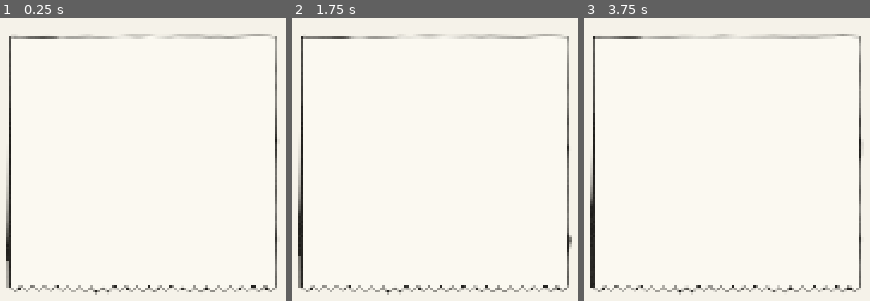
Above: before the commit, frames 1-3 (left to right).
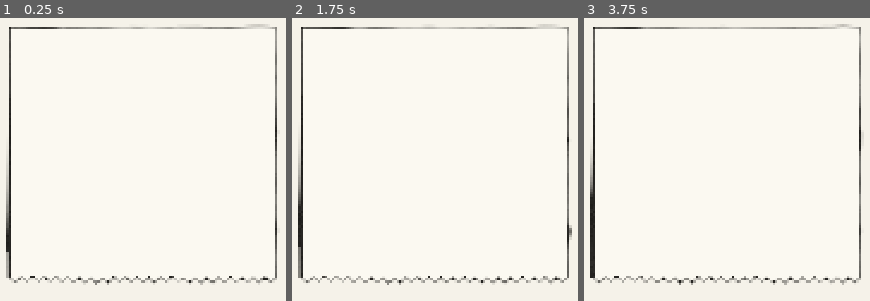
Above: after the commit, the same moments.

Repository: GoktugSugar/your_call
Game: Godot game, scene res://stages/receipt/receipt_stage.tscn
The game is run twice, just before and just after one commit, with the same random seed, the same clock (stepped at 60 frames per second) and the same inputs. This scene is started directly instead of the project's main scene. Sound files missing from this copy of the repository are replaced by a short silence.
Inputs (mouse positions are in pixels of both pictures, inside the frame that each line leads up to):
- Up to frame 1 (0.25 s): no input
- Up to frame 2 (1.75 s): tap Enter at 0.5 s; move the mouse to (outside the picture) at 0.52 s; press the mouse at (outside the picture) at 0.53 s; release the mouse at (outside the picture) at 1.25 s; drag from (outside the picture) to (394, 289) at 1.27 s
- Up to frame 3 (3.75 s): move the mouse to (807, 100) at 2.02 s; hold Shift 2.03-2.75 s; click (807, 100) at 2.17 s; drag from (686, 289) to (outside the picture) at 2.77 s; move the mouse to (outside the picture) at 3.52 s; tap Ctrl at 3.6 s; click (outside the picture) at 3.67 s

The runs differ from the first frame. In frame 1, 4.1% of the frame differs, in the area x 2-97%, y 2-98%; in frame 2, 4.1%; in frame 3, 4.3%, in the area x 2-98%, y 2-98%.

Commit message:
Keep the receipt and the buyback clear of the dialogue box
The things passed on sit beside the money on the receipt, the buyback's
rows close up when there are many, and the years tally shows from the
first year, in the singular for one.

Co-Authored-By: Claude Opus 5.5 <noreply@anthropic.com>

Diff:
--- a/content/chapters/ch3_money.json
+++ b/content/chapters/ch3_money.json
@@ -731,7 +731,7 @@
         "step": 100,
         "most": 40,
         "tag": { "text": "{price} a year" },
-        "tally": { "text": "{count} years taken" }
+        "tally": { "text": "{count} years taken", "one": { "text": "{count} year taken" } }
       },
       "ask": [
         "Now this one is fun. Years. Not yours. Theirs. A stranger, alive somewhere right now, and I skim a year off th …(188 unchanged characters)…
--- a/stages/buyback/buyback_stage.gd
+++ b/stages/buyback/buyback_stage.gd
@@ -22,8 +22,12 @@
 @export_group("Layout")
 ## Where the middle of the rows sits, down the page.
 @export_range(0.0, 1080.0, 1.0) var rows_middle := 500.0
-## Distance from one row's baseline to the next.
+## Distance from one row's baseline to the next, when there is room for it.
 @export_range(20.0, 400.0, 1.0) var row_height := 122.0
+## The first row's baseline goes no higher than this, clear of the balance at the top.
+@export_range(0.0, 1080.0, 1.0) var rows_top := 250.0
+## The last row's baseline goes no lower than this, clear of the dialogue box.
+@export_range(0.0, 1080.0, 1.0) var rows_bottom := 780.0
 ## Where each row's doodle stands, across the page.
 @export_range(0.0, 1920.0, 1.0) var doodle_x := 690.0
 ## How big the doodles are, as a share of their natural size.
@@ -73,9 +77,12 @@
 	for i in for_question.options.size():
 		if bool(for_question.options[i].outcome.get("sell", false)):
 			_sell = i
-	var top := rows_middle - (_items.size() - 1) * row_height * 0.5
+	var step := row_height
+	if _items.size() > 1:
+		step = minf(row_height, (rows_bottom - rows_top) / (_items.size() - 1))
+	var top := maxf(rows_middle - (_items.size() - 1) * step * 0.5, rows_top)
 	for i in _items.size():
-		_rows.append(_make_row(_items[i], top + i * row_height))
+		_rows.append(_make_row(_items[i], top + i * step))
 	for i in _rows.size():
 		_rows[i].modulate.a = 1.0 if i == 0 else dim_alpha
 
--- a/stages/receipt/receipt_stage.gd
+++ b/stages/receipt/receipt_stage.gd
@@ -3,7 +3,7 @@
 ## The money chapter's receipt, a tableau with nothing to choose: an ink receipt draws in under the
 ## balance and prints itself a line at a time. A row for each thing still owned, its doodle, its name
 ## and what was paid in amber, the dearest few when there are many; then what the player started with,
-## spent and was left with; then, lighter, the doodles of the dearest things they passed on. It reports
+## spent and was left with, and beside it, lighter, the doodles of the dearest things they passed on. It reports
 ## which read the imp gives over it, by the share of the pot left, and quietly nudges the profile by that
 ## share. Stage data:
 ## [codeblock]
@@ -32,29 +32,31 @@
 
 @export_group("Layout")
 ## Room between the slip's edges and what is printed on it, across and down.
-@export var margin := Vector2(46.0, 28.0)
+@export var margin := Vector2(46.0, 22.0)
 ## Height of each row of a thing bought.
-@export_range(10.0, 200.0, 1.0) var row_height := 58.0
+@export_range(10.0, 200.0, 1.0) var row_height := 50.0
 ## Height of each line of the money at the bottom.
-@export_range(10.0, 200.0, 1.0) var sum_height := 44.0
+@export_range(10.0, 200.0, 1.0) var sum_height := 40.0
 ## Gap between the parts of the receipt.
-@export_range(0.0, 100.0, 1.0) var part_gap := 16.0
+@export_range(0.0, 100.0, 1.0) var part_gap := 12.0
 ## How big the doodles on the rows are, as a share of their natural size.
-@export_range(0.05, 1.0, 0.01) var row_doodle_scale := 0.22
+@export_range(0.05, 1.0, 0.01) var row_doodle_scale := 0.2
 ## How big the doodles of things passed on are.
-@export_range(0.05, 1.0, 0.01) var passed_doodle_scale := 0.26
+@export_range(0.05, 1.0, 0.01) var passed_doodle_scale := 0.22
 ## Room each doodle of a thing passed on takes, across.
-@export_range(10.0, 300.0, 1.0) var passed_spacing := 120.0
-## Height of the row of things passed on.
-@export_range(10.0, 300.0, 1.0) var passed_height := 82.0
+@export_range(10.0, 300.0, 1.0) var passed_spacing := 64.0
+## Height of the doodles of things passed on, under their caption.
+@export_range(10.0, 300.0, 1.0) var passed_height := 64.0
+## Where the middle of the things passed on sits across the slip, as a share of its printing width.
+@export_range(0.0, 1.0, 0.01) var passed_across := 0.74
 ## Room left of a row's name for its doodle.
-@export_range(0.0, 200.0, 1.0) var doodle_room := 72.0
+@export_range(0.0, 200.0, 1.0) var doodle_room := 64.0
 
 @export_group("Words")
 ## Size of the title.
-@export_range(8, 120) var title_size := 42
+@export_range(8, 120) var title_size := 38
 ## Size of the rows and the money.
-@export_range(8, 120) var words_size := 34
+@export_range(8, 120) var words_size := 31
 ## Palette role of the title and the lighter words.
 @export var quiet_role := &"heading"
 ## Palette role of the names and the money.
@@ -151,6 +153,7 @@
 		var more := _words_in(data, "more").format({"more": Numbers.grouped(owned.size() - shown.size())})
 		y = _print_line(more, words_size, quiet_role, Vector2(left + doodle_room, y), HORIZONTAL_ALIGNMENT_LEFT, width)
 	y += part_gap
+	var money_top := y
 	var values := fills()
 	for key: String in ["started", "spent", "left"]:
 		var role := money_role if key == "left" else words_role
@@ -158,10 +161,12 @@
 		y += sum_height
 	var passed := _dearest_passed(int(data.get("most_passed", 4)))
 	if not passed.is_empty():
-		y += part_gap
-		y = _print_line(_words_in(data, "passed", "caption"), words_size, quiet_role, Vector2(0.0, y), HORIZONTAL_ALIGNMENT_CENTER, width)
+		# Beside the money, so the slip stays short enough to clear the dialogue box.
+		var across := left + width * passed_across
+		var below := _print_line(_words_in(data, "passed", "caption"), words_size, quiet_role, Vector2(across, money_top),
+				HORIZONTAL_ALIGNMENT_CENTER, width)
 		var row := Node2D.new()
-		row.position = Vector2(0.0, y + passed_height)
+		row.position = Vector2(across, below + passed_height)
 		row.set_meta(&"passed", true)
 		content.add_child(row)
 		_printed.append(row)
@@ -171,7 +176,7 @@
 				doodle.position = Vector2((i - (passed.size() - 1) * 0.5) * passed_spacing, 0.0)
 				doodle.scale = Vector2.ONE * passed_doodle_scale
 				row.add_child(doodle)
-		y += passed_height
+		y = maxf(y, below + passed_height)
 	slip.size = Vector2(slip.size.x, y + margin.y)
 
 
--- a/stages/receipt/receipt_stage.tscn
+++ b/stages/receipt/receipt_stage.tscn
@@ -9,7 +9,7 @@
 content = NodePath("Slip/Content")
 
 [node name="Slip" type="Node2D" parent="."]
-position = Vector2(960, 150)
+position = Vector2(960, 128)
 script = ExtResource("2_slip")
 
 [node name="Content" type="Node2D" parent="Slip"]
--- a/stages/shop/shop_stage.gd
+++ b/stages/shop/shop_stage.gd
@@ -8,13 +8,15 @@
 ## {"type": "shop", "item": "burrito", "label": "Free food for life", "price": 1800}
 ## {"type": "shop", "item": "charity_hand", "label": "End Poverty", "price": "everything", "buyback": 100}
 ## {"type": "shop", "item": "stranger_clock", "label": "A stranger's years", "price": 700, "step": 100,
-##  "most": 40, "tag": {"text": "{price} a year"}, "tally": {"text": "{count} years taken"}}
+##  "most": 40, "tag": {"text": "{price} a year"},
+##  "tally": {"text": "{count} years taken", "one": {"text": "{count} year taken"}}}
 ## [/codeblock]
 ## [code]item[/code] names the doodle, [code]label[/code] is the thing's name on the receipt, and a price
 ## of [code]everything[/code] asks for the whole balance. [code]buyback[/code] is the share of the price
 ## the buyback offers for it, in percent, when that differs from the buyback's own. With [code]step[/code]
 ## it is bought one at a time, as often as the player likes up to [code]most[/code], each one dearer by
-## the step, with [code]tag[/code] and [code]tally[/code] as its running words.
+## the step, with [code]tag[/code] and [code]tally[/code] as its running words; the tally shows from the
+## first one bought, in its [code]one[/code] words while there is just the one.
 ## The option whose outcome has [code]buy[/code] buys; the other keeps the money.
 ## Outcomes: [code]bought[/code]; [code]broke[/code] when the money is not there, which counts as keeping
 ## it; [code]passed[/code] for keeping it. Bought one at a time: [code]first[/code] and [code]more[/code]
@@ -97,6 +99,7 @@
 var _lift_tween: Tween
 var _tag_text := "{price}"
 var _tally_text := ""
+var _tally_one := ""
 
 
 func setup(for_question: QuestionData) -> void:
@@ -121,9 +124,12 @@
 	var tally_data: Variant = data.get("tally", {})
 	if tally_data is Dictionary:
 		_tally_text = str(tally_data.get("text", ""))
+		var one: Variant = tally_data.get("one", {})
+		_tally_one = str(one.get("text", _tally_text)) if one is Dictionary else _tally_text
 	tally.add_theme_font_size_override(&"font_size", tally_size)
 	tally.add_theme_color_override(&"font_color", InkPalette.get_default().color(tally_role))
 	tally.visible = _one_at_a_time and not _tally_text.is_empty()
+	tally.modulate.a = 0.0
 	_refresh()
 
 
@@ -261,7 +267,9 @@
 func _refresh() -> void:
 	var values := fills()
 	tag.set_words(_tag_text.format(values))
-	tally.text = _tally_text.format(values)
+	tally.text = (_tally_one if _count == 1 else _tally_text).format(values)
+	if _count > 0 and tally.visible and tally.modulate.a < 1.0:
+		create_tween().tween_property(tally, ^"modulate:a", 1.0, words_fade)
 	tally.reset_size()
 	tally.position = tag.position + Vector2(tag.point_length + (tag.card_size.x - tally.size.x) * 0.5,
 			tag.card_size.y * 0.5 + tally_gap)
@@ -304,8 +312,10 @@
 ## The offer goes faint as it passes by.
 func _fade_offer() -> void:
 	var fade := create_tween().set_parallel(true)
-	for item: CanvasItem in [slot, tag, tally]:
+	for item: CanvasItem in [slot, tag]:
 		fade.tween_property(item, ^"modulate:a", passed_alpha, fade_duration)
+	if _count > 0:
+		fade.tween_property(tally, ^"modulate:a", passed_alpha, fade_duration)
 	await fade.finished
 
 
@@ -314,9 +324,9 @@
 		await get_tree().create_timer(hold_duration, false).timeout
 
 
-## The words that fade in and out with the drawings.
+## The words that fade in and out with the drawings. The tally inks in with the first one bought.
 func _words() -> Array[CanvasItem]:
 	var items: Array[CanvasItem] = [tag.words]
-	if tally.visible:
+	if tally.visible and _count > 0:
 		items.append(tally)
 	return items
